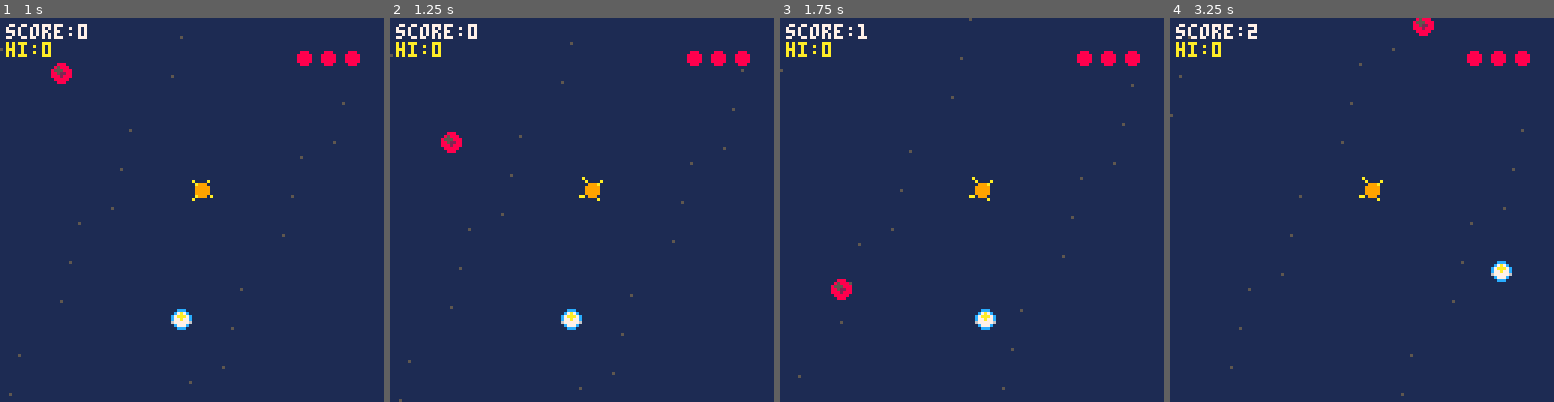
Above: before the commit, frames 1-4 (left to right).
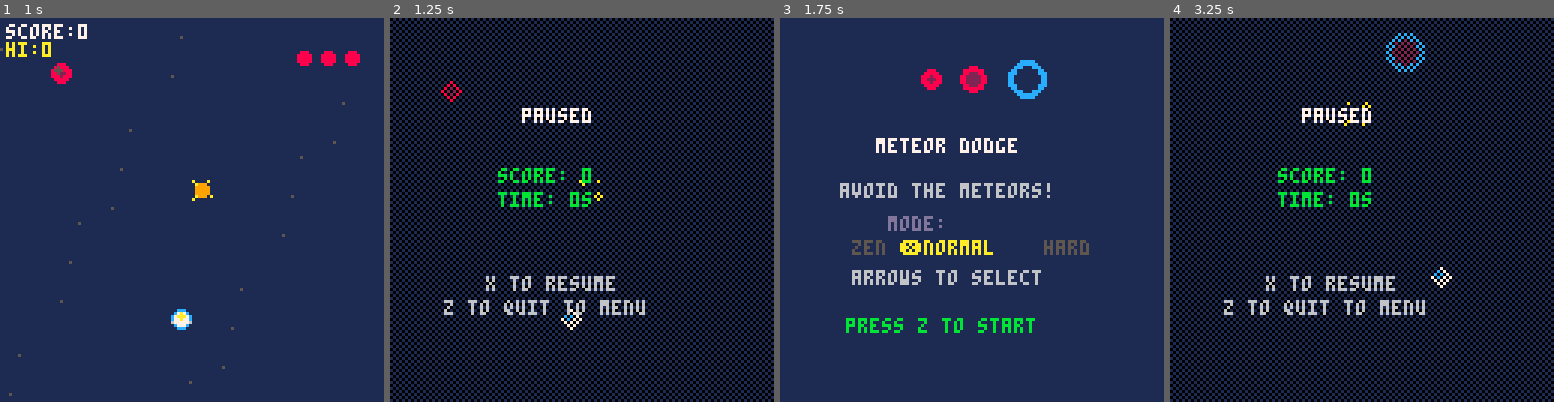
Above: after the commit, the same moments.

Repository: jeffcampbell/game-a-day
Game: PICO-8 cartridge games/2026-02-26/game.p8
Two runs of this game, one before a commit and one after it. Both use one fixed random seed, a clock stepped at 60 frames per second and the inputs below.
Inputs:
- Up to frame 1 (1 s): tap X (X key) at 0.33 s; tap O (Z key) at 0.7 s
- Up to frame 2 (1.25 s): tap X (X key) at 1.07 s
- Up to frame 3 (1.75 s): hold Right from 1.6 s (still down); tap O (Z key) at 1.7 s
- Up to frame 4 (3.25 s): tap X (X key) at 1.85, 2.97 s; release Right at 2.1 s; tap O (Z key) at 2.1, 2.5, 2.9 s; hold Up 2.15-2.42 s; hold Right 2.47-3.03 s; hold Left from 3.08 s (still down)

Frame 1 is identical in both runs. In frame 2, 52% of the frame differs, in the area x 0-100%, y 0-100%; in frame 3, 7.0%; in frame 4, 53%.

Commit message:
Add pause menu to Meteor Dodge
Implemented pause functionality with X button toggle:
- Added "pause" state to state machine
- X button pauses during play, resumes during pause
- Z button in pause returns to main menu
- Pause screen shows frozen game state with overlay
- Displays current score, survival time, and combo
- All game updates freeze during pause (meteors, timers, difficulty)
- Added pause_cooldown to prevent rapid toggling
- Logging: _log("pause"), _log("resume"), _log("pause:quit")

Co-Authored-By: Claude Sonnet 4.5 <noreply@anthropic.com>

Diff:
--- a/games/2026-02-26/game.p8
+++ b/games/2026-02-26/game.p8
@@ -38,6 +38,7 @@
 difficulty = 1
 last_score_time = 0
 last_difficulty = 1
+pause_cooldown = 0
 
 -- difficulty preset: 1=zen, 2=normal, 3=hard
 difficulty_preset = 2
@@ -112,6 +113,8 @@
     update_menu()
   elseif state == "play" then
     update_play()
+  elseif state == "pause" then
+    update_pause()
   elseif state == "gameover" then
     update_gameover()
   end
@@ -127,6 +130,8 @@
     draw_menu()
   elseif state == "play" then
     draw_play()
+  elseif state == "pause" then
+    draw_pause()
   elseif state == "gameover" then
     draw_gameover()
   end
@@ -169,6 +174,7 @@
     lives = 3
     difficulty = 1
     last_difficulty = 1
+    pause_cooldown = 0
     meteors = {}
     stars = {}
     powerups = {}
@@ -216,6 +222,31 @@
   end
 end
 
+function update_pause()
+  local buttons = test_input()
+
+  -- update pause cooldown
+  if pause_cooldown > 0 then
+    pause_cooldown -= 1
+  end
+
+  -- resume with X
+  if (buttons & 32) > 0 and pause_cooldown == 0 then
+    state = "play"
+    pause_cooldown = 15
+    _log("resume")
+  end
+
+  -- quit to menu with Z (O button)
+  if (buttons & 16) > 0 then
+    state = "menu"
+    pause_cooldown = 0
+    music(-1)
+    _log("pause:quit")
+    _log("state:menu")
+  end
+end
+
 function get_mode_name()
   if difficulty_preset == 1 then return "zen"
   elseif difficulty_preset == 3 then return "hard"
@@ -368,6 +399,19 @@
 function update_play()
   -- get input once per frame
   local buttons = test_input()
+
+  -- update pause cooldown
+  if pause_cooldown > 0 then
+    pause_cooldown -= 1
+  end
+
+  -- check for pause button (X)
+  if (buttons & 32) > 0 and pause_cooldown == 0 then
+    state = "pause"
+    pause_cooldown = 15
+    _log("pause")
+    return
+  end
 
   -- player movement
   local old_px = px
@@ -933,6 +977,72 @@
   circfill(82, 20, 4, 1)
 end
 
+function draw_pause()
+  -- draw the game state in background (frozen)
+  for i=0,20 do
+    local sx = (i * 37) % 128
+    local sy = (i * 53 + t() * 10) % 128
+    pset(sx, sy, 5)
+  end
+
+  -- draw meteors
+  for m in all(meteors) do
+    local mcol = 6
+    if m.type == 1 then mcol = 8
+    elseif m.type == 2 then mcol = 12 end
+    circfill(m.x, m.y, m.size, mcol)
+    circfill(m.x, m.y, m.size - 2, 2)
+  end
+
+  -- draw stars
+  for s in all(stars) do
+    local pulse = 1 + sin(t() * 2 + s.x / 20) * 0.5
+    for i=0,3 do
+      local angle = i / 4 + t() * 0.1
+      local px = s.x + cos(angle) * 3 * pulse
+      local py = s.y + sin(angle) * 3 * pulse
+      circfill(px, py, 1, 10)
+    end
+  end
+
+  -- draw player
+  local pcol = 7
+  if invincible > 0 and (invincible % 8 < 4) then
+    pcol = 10
+  end
+  circfill(px, py, 3, pcol)
+  circfill(px - 1, py - 1, 1, 12)
+
+  -- semi-transparent overlay
+  for y=0,127 do
+    if y % 2 == 0 then
+      for x=0,127,2 do
+        pset(x, y, 0)
+      end
+    else
+      for x=1,127,2 do
+        pset(x, y, 0)
+      end
+    end
+  end
+
+  -- pause title
+  print("paused", 44, 30, 7)
+
+  -- current stats
+  local survival = flr(survival_time)
+  print("score: "..score, 36, 50, 11)
+  print("time: "..survival.."s", 36, 58, 11)
+
+  if combo > 0 then
+    print("combo: "..combo.."x", 34, 66, 10)
+  end
+
+  -- controls
+  print("x to resume", 32, 86, 6)
+  print("z to quit to menu", 18, 94, 6)
+end
+
 function draw_play()
   -- draw starfield background
   for i=0,20 do
Not shown, changed: games/2026-02-26/game.js
